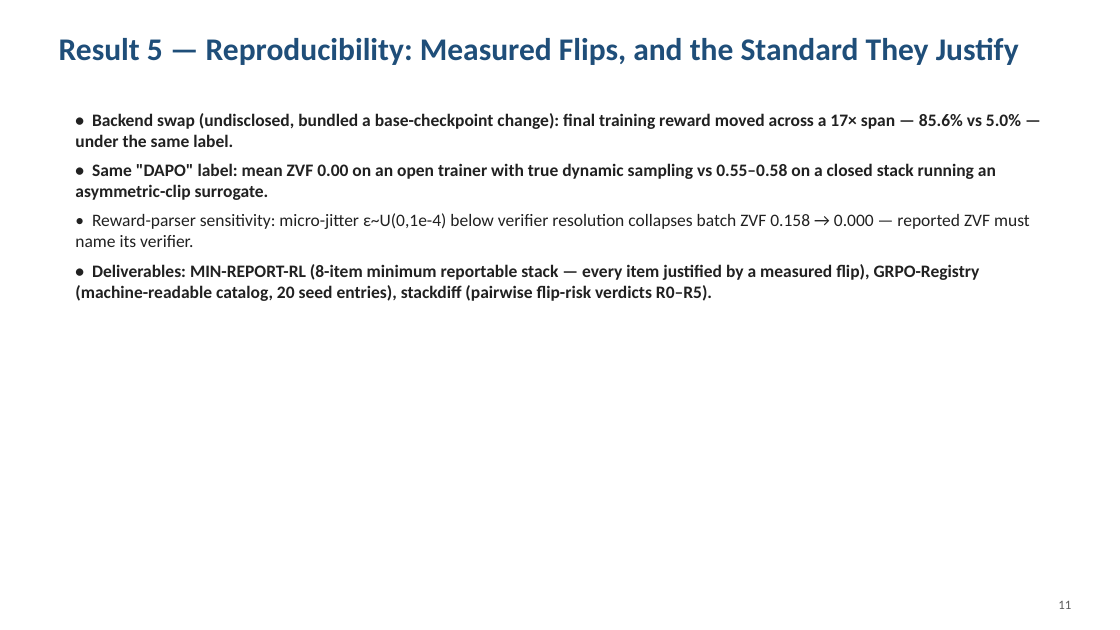
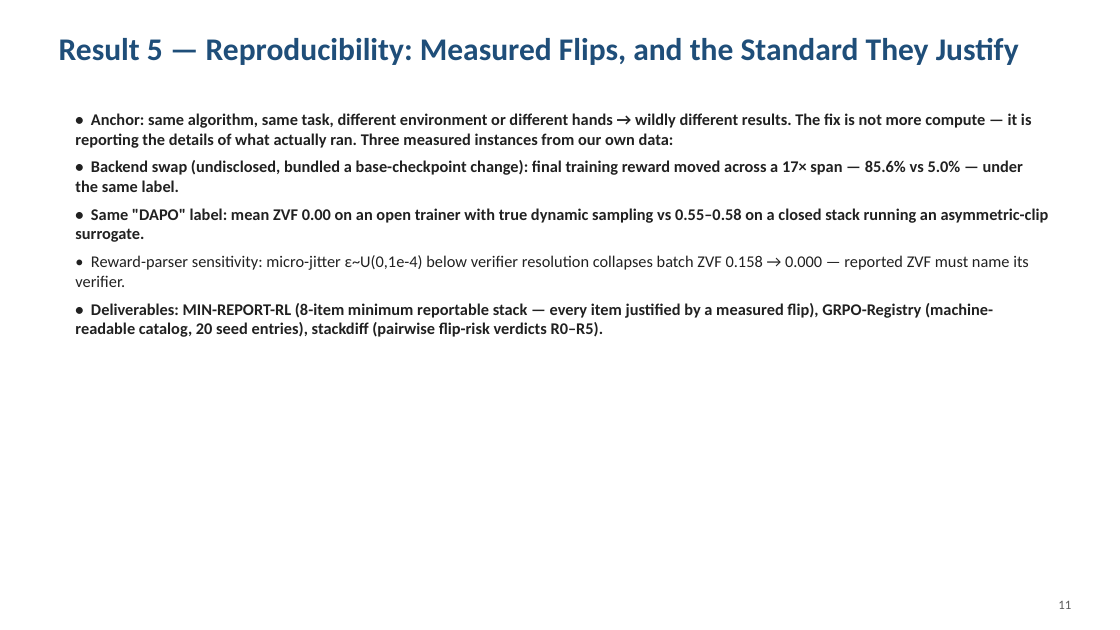
Before and after one commit to arvindcr4/tinker-rl-lab, a slide deck: slide 12 of outputs/PESU_MTech_Phase1_Session1_Review_ArvindCR.pptx. Drawn at 1120x630 pixels with LibreOffice and Linux fonts; fonts in the diff are those of the drawing. Boxes give left, top, right and bottom in pixels: in the first picture for what was removed or moved away, otherwise in the second. Text is boxed around its words. In the diff, an @@ line names an element or a change of style, - is before the commit and + after.

```diff
--- a/outputs/PESU_MTech_Phase1_Session1_Review_ArvindCR.pptx
+++ b/outputs/PESU_MTech_Phase1_Session1_Review_ArvindCR.pptx
@@ text at [75, 113, 1032, 148]: paragraph added @@
+• Anchor: same algorithm, same task, different environment or different hands → wildly different results. The fix is not more compute — it is reporting the details of what actually ran. Three measured instances from our own data:
@@ text at [75, 160, 1049, 337]: size 15 to 14 pt in "• Backend swap (undisclosed, bundled a base-checkpoint ...", "• Same "DAPO" label: mean ZVF 0.00 ...", "• Reward-parser sensitivity: micro-jitter ε~U(0,1e-4) below  ...", "• Deliverables: MIN-REPORT-RL (8-item minimum reportable sta ..." @@
```
Also in this commit, not shown: 1 other slide changed, 1 other file.
